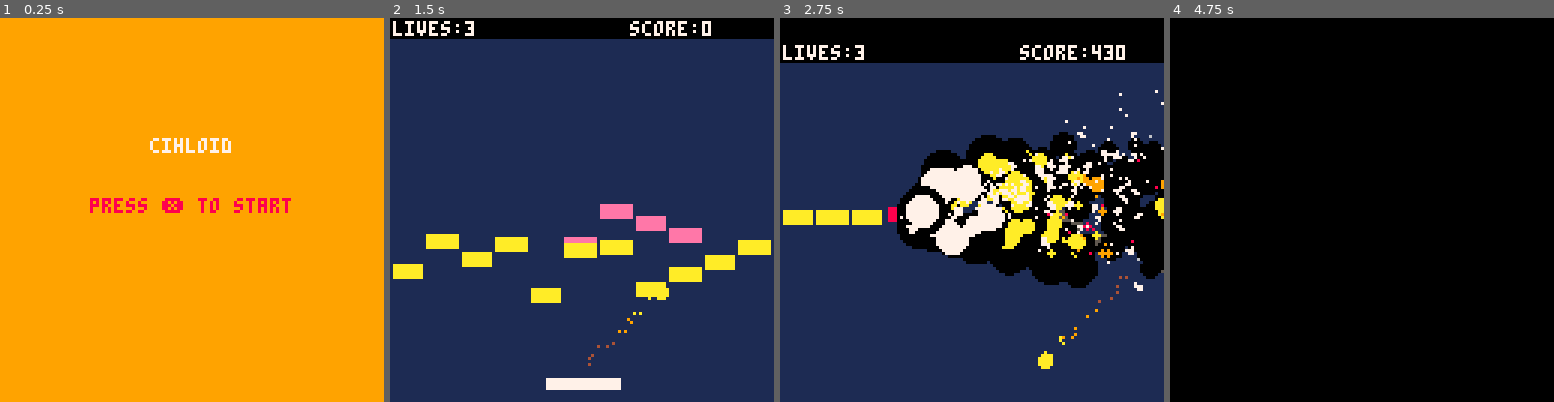
Above: before the commit, frames 1-4 (left to right).
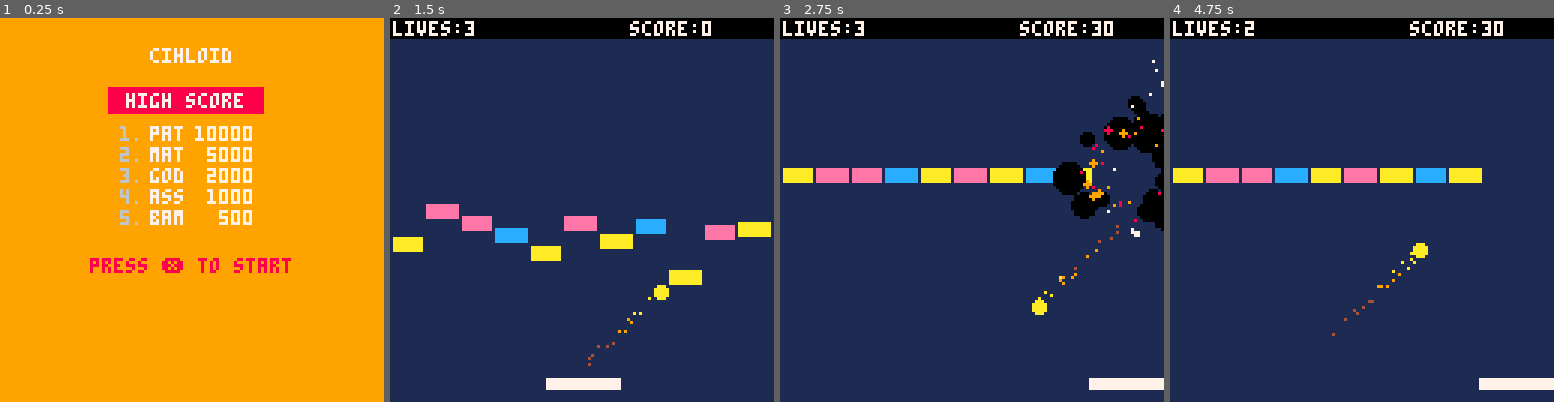
Above: after the commit, the same moments.

Repository: beavisCZ/Pico-8
Game: PICO-8 cartridge carts/cihloid.p8
The game is run twice, just before and just after one commit, with the same random seed, the same clock (stepped at 60 frames per second) and the same inputs.
Inputs:
- Up to frame 1 (0.25 s): no input
- Up to frame 2 (1.5 s): tap X (X key) at 0.33, 1.07 s; tap O (Z key) at 0.7 s
- Up to frame 3 (2.75 s): hold Right 1.6-2.1 s; tap O (Z key) at 1.7, 2.1, 2.5 s; tap X (X key) at 1.85 s; hold Up 2.15-2.42 s; hold Right from 2.47 s (still down)
- Up to frame 4 (4.75 s): tap O (Z key) every 0.4 s from 2.9 to 4.5 s; tap X (X key) at 2.97, 4.08 s; release Right at 3.03 s; hold Left 3.08-3.58 s; hold Down 3.63-3.97 s; hold Right 4.02-4.68 s; hold Up from 4.73 s (still down)

The runs differ from the first frame. In frame 1, 7.7% of the frame differs, in the area x 23-76%, y 7-67%; in frame 2, 6.8%; in frame 3, 31%; in frame 4, 95%, in the area x 0-100%, y 0-100%.

Commit message:
chapter45 hiscore

Diff:
--- a/carts/cihloid.p8
+++ b/carts/cihloid.p8
@@ -4,7 +4,7 @@
 -- cihloid
 -- by beaviscz
 
--- finished tutorial 44
+-- finished tutorial 45
 
 -- 8. high score
 -- 9. UI
@@ -28,6 +28,20 @@
     mode="start"
     debug=""
 
+    --highscore
+    cartdata("cihloid")
+    hs={}
+    hs1={}
+    hs2={}
+    hs3={}
+    hschars={"a","b","c","d","e","f","g","h","i","j","k","l","m","n","o","p","q","r","s","t","u","v","w","x","y","z","0","1","2","3","4","5","6","7","8","9"}
+
+    --reseths()
+    loadhs()
+--    addhs(8000,1,1,1)
+--    addhs(1888,2,2,2)
+
+
     --juicyness
     shake=0
     blinkframe=0
@@ -523,8 +539,8 @@
 
     levels={}
     --levels[1]="x/i9i/b9b/bbsbbsbbsbb/h9h/p9p/p9p/p9p"
-    --levels[1]="x/x/x/x/x/sbbpsbspsbs"
-    levels[1]="x/x/x/x/x/x4b3/s9s2"
+    levels[1]="x/x/x/x/x/sbbpsbspsbs"
+    --levels[1]="x/x/x/x/x/x4b3/s9s2"
     levels[2]="i9i/b2ibbib2b/bsbibbibsbb/bpbibbibpbb/b3hhb3b/s9s"
     levels[3]="b9/b9/b2x3b2/bbx5bb/b2x3b2/b9/b9"
     pill={}
@@ -749,8 +765,9 @@
 function draw_start()
     cls()
     rectfill(0,0,127,127,orange)
-    print("cihloid",50,40,white)
-    print("press ❎ to start ",30,60, blinkred)
+    print("cihloid",50,10,white)
+    prinths(40)
+    print("press ❎ to start ",30,80, blinkred)
 end
 
 function draw_gameover()
@@ -1237,6 +1254,95 @@
     end
 end
 
+--resets hiscore
+function reseths()
+    hs={10000,5000,2000,1000,500}
+    --pat, mat, god, ass, bam
+    hs1={16,13, 7,1,2}
+    hs2={1,  1,15,19,1}
+    hs3={20,20, 4,19,13}
+    sorths()
+    savehs()
+end
+
+--load hiscore
+function loadhs()
+    local _slot=0
+    if dget(0)==1 then
+        for i=1, 5 do
+            _slot+=1
+            hs[i]=dget(_slot)
+            _slot+=1
+            hs1[i]=dget(_slot)
+            _slot+=1
+            hs2[i]=dget(_slot)
+            _slot+=1
+            hs3[i]=dget(_slot)
+        end
+        sorths()
+        --debug=hs[1]
+    else
+        --file is empty
+        reseths()
+        --debug="data created"
+    end
+end
+
+--save hiscore
+function savehs()
+    local _slot=0
+    dset(0,1) --flag that save exists
+    for i=1, #hs do
+        _slot+=1
+        dset(_slot,hs[i])
+        _slot+=1
+        dset(_slot,hs1[i])
+        _slot+=1
+        dset(_slot,hs2[i])
+        _slot+=1
+        dset(_slot,hs3[i])
+    end
+end
+
+function addhs(_score, _c1, _c2, _c3)
+    add(hs,_score)
+    add(hs1,_c1)
+    add(hs2,_c2)
+    add(hs3,_c3)
+    sorths()
+end
+
+function prinths(_x)
+    local _hsyoffset =25
+    rectfill(_x-4,_hsyoffset-2, _x+47, _hsyoffset+6, 8)
+    print ("high score", _x+2, _hsyoffset, white)
+    for i=1, 5 do
+        --rank and name
+        local _name=hschars[hs1[i]]..hschars[hs2[i]]..hschars[hs3[i]]
+        print (i..".", _x, _hsyoffset+i*7+4, light_gray)
+        print (_name, _x+10, _hsyoffset+i*7+4, white)
+
+        --score
+        local _score=" "..hs[i]
+        print (_score, _x-#_score*4+45, _hsyoffset+i*7+4, white)
+
+    end
+end
+
+--sort highscore
+function sorths()
+    for i=1, #hs do
+        local j = i
+        while j > 1 and hs[j-1] < hs[j] do
+            hs[j], hs[j-1] = hs[j-1], hs[j]
+            hs1[j], hs1[j-1] = hs1[j-1], hs1[j]
+            hs2[j], hs2[j-1] = hs2[j-1], hs2[j]
+            hs3[j], hs3[j-1] = hs3[j-1], hs3[j]
+            j = j-1
+        end
+    end
+end
+
 -->8
 --test
 __gfx__
